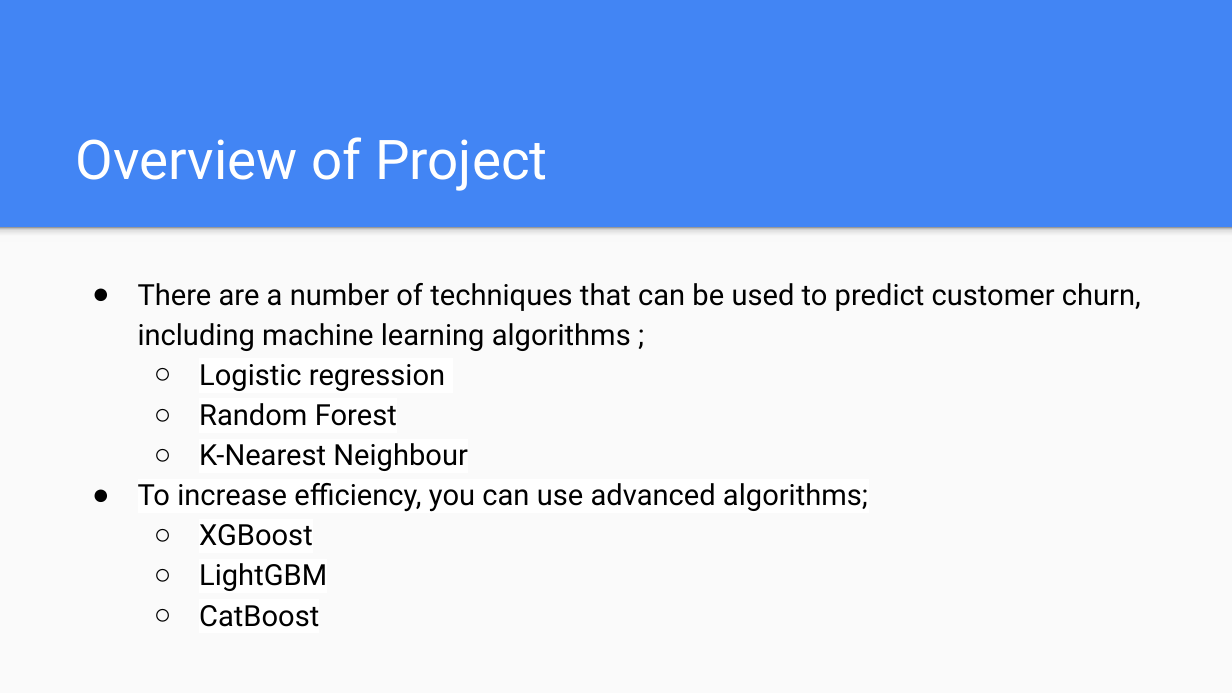
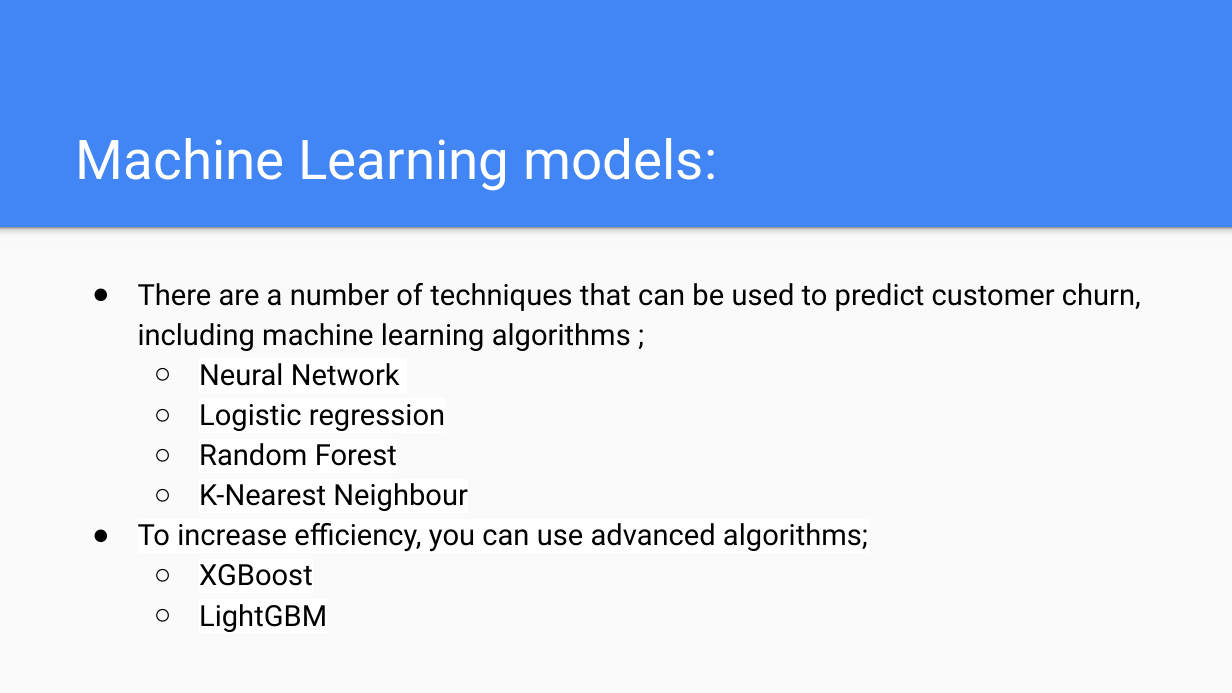
Before and after one commit to apakuki/FinTechBC-Project2, a slide deck: slide 3 of Customer Churn Prediction.pptx. Drawn at 1232x693 pixels with LibreOffice and Linux fonts; fonts in the diff are those of the drawing. Boxes give left, top, right and bottom in pixels: in the first picture for what was removed or moved away, otherwise in the second. Text is boxed around its words. In the diff, an @@ line names an element or a change of style, - is before the commit and + after.

```diff
--- a/Customer Churn Prediction.pptx
+++ b/Customer Churn Prediction.pptx
@@ title at (x1=76, y1=138, x2=717, y2=191): text changed @@
-Overview of Project
+Machine Learning models:
@@ text at (x1=199, y1=363, x2=400, y2=386): paragraph added @@
+  ○ Neural Network
@@ text at (x1=199, y1=605, x2=319, y2=627): paragraph removed @@
-  ○ CatBoost
```
Also in this commit, not shown: 8 other slides changed, 3 slides added, 4 slides removed, 1 other file.
